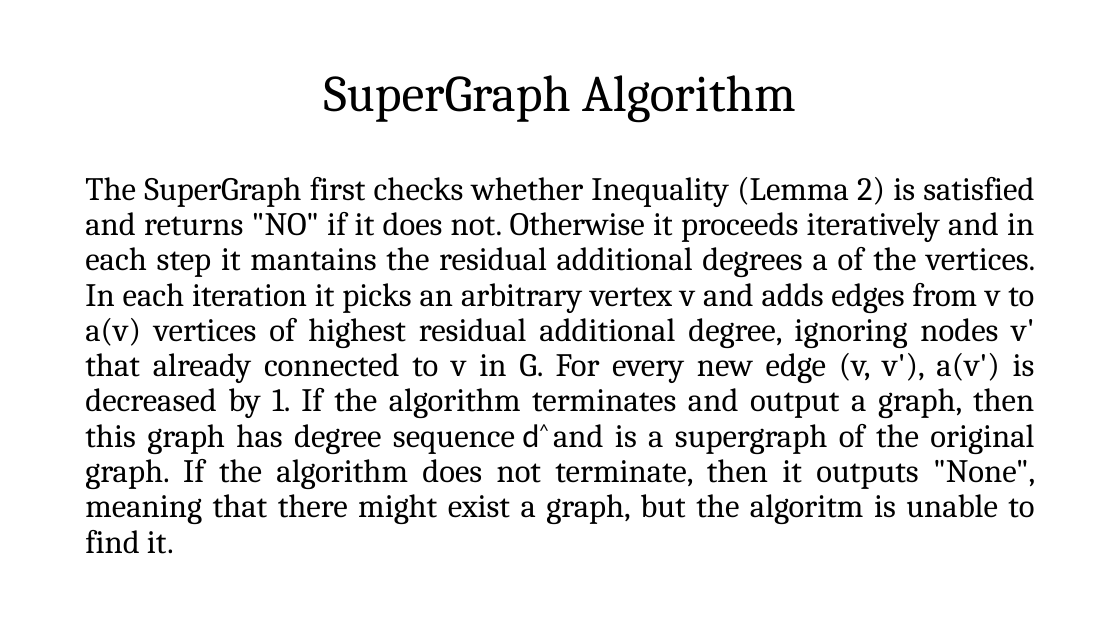
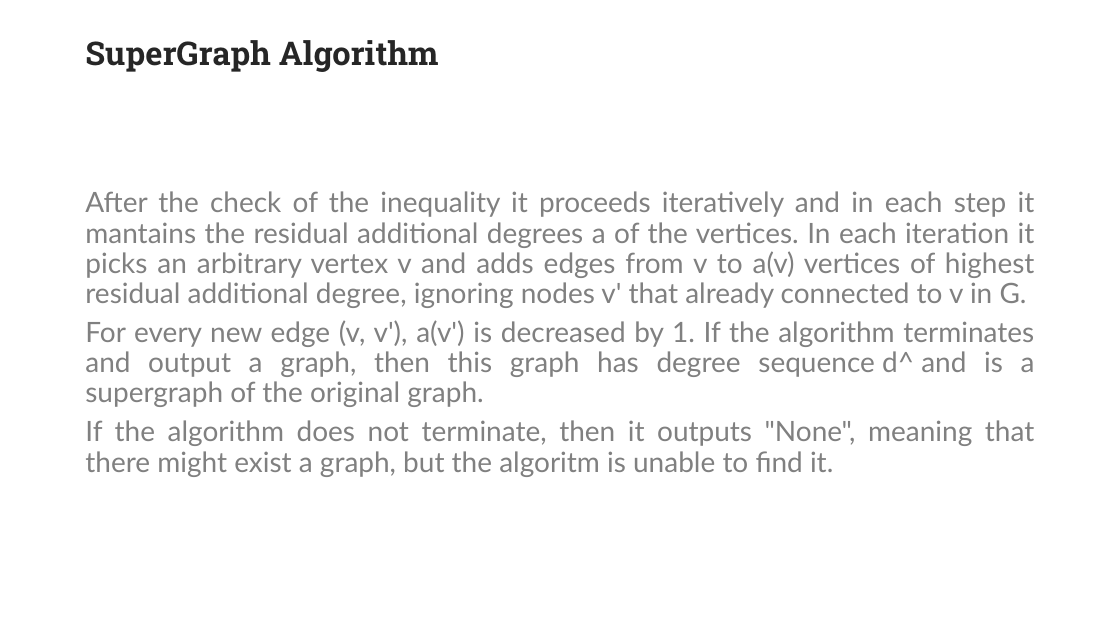
Before and after one commit to ManuManu97/k-degree, a slide deck: slide 12 of Presentazione.pptx (slide 11 before the commit). Drawn at 1120x630 pixels with LibreOffice and Linux fonts; fonts in the diff are those of the drawing; background and template pictures are left out. Boxes give left, top, right and bottom in pixels: in the first picture for what was removed or moved away, otherwise in the second. Text is boxed around its words. In the diff, an @@ line names an element or a change of style, - is before the commit and + after.

```diff
--- a/Presentazione.pptx
+++ b/Presentazione.pptx
@@ title "SuperGraph Algorithm" at [85, 40, 439, 72]: size 44 to 28 pt, font Cambria to Roboto Slab, text colour #000000 to #262626, bold on; alignment centre to left; vertical alignment middle to top @@
@@ text "After the check of the ..." at [85, 191, 1035, 477]: vertical alignment top to middle @@
@@ text at [85, 191, 1035, 477]: text changed; size 28 to 24 pt; font Cambria to Lato; text colour #000000 to #808080 @@
-The SuperGraph first checks whether Inequality (Lemma 2) is satisfied and returns "NO" if it does not. Otherwise it proceeds iteratively and in each step it mantains the residual additional degrees a of the vertices. In each iteration it picks an arbitrary vertex v and adds edges from v to a(v) vertices of highest residual additional degree, ignoring nodes v' that already connected to v in G. For every new edge (v, v'), a(v') is decreased by 1. If the algorithm terminates and output a graph, then this graph has degree sequence d^ and is a supergraph of the original graph. If the algorithm does not terminate, then it outputs "None", meaning that there might exist a graph, but the algoritm is unable to find it.
+After the check of the inequality it proceeds iteratively and in each step it mantains the residual additional degrees a of the vertices. In each iteration it picks an arbitrary vertex v and adds edges from v to a(v) vertices of highest residual additional degree, ignoring nodes v' that already connected to v in G.
+For every new edge (v, v'), a(v') is decreased by 1. If the algorithm terminates and output a graph, then this graph has degree sequence d^ and is a supergraph of the original graph.
+If the algorithm does not terminate, then it outputs "None", meaning that there might exist a graph, but the algoritm is unable to find it.
```
Also in this commit, not shown: 15 other slides changed, 3 slides added, 2 slides removed.
